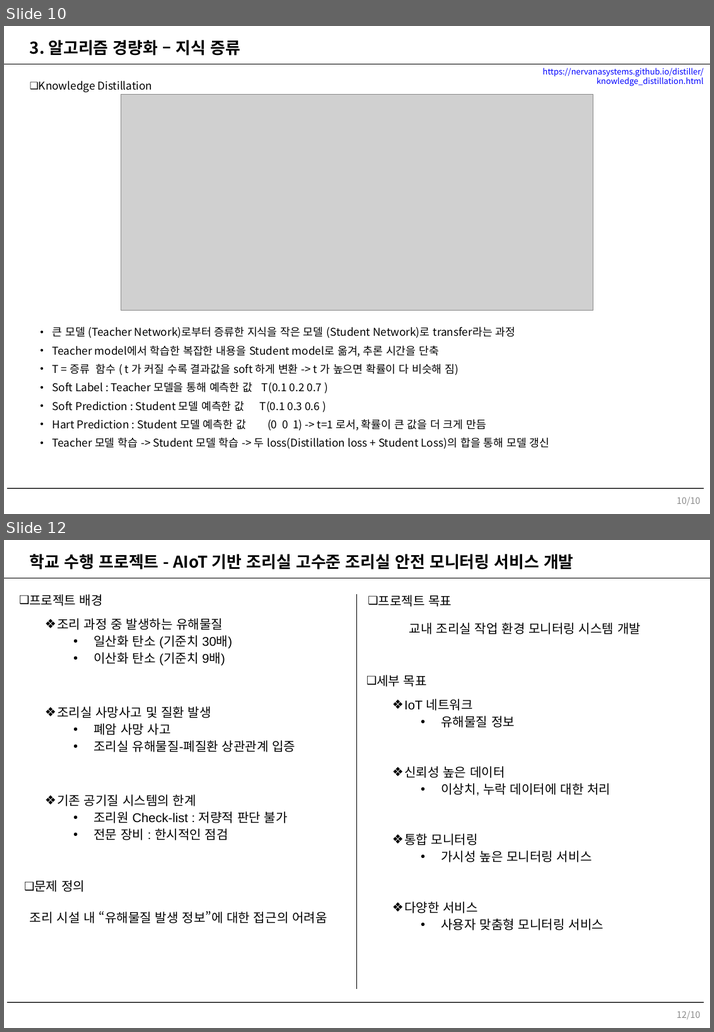
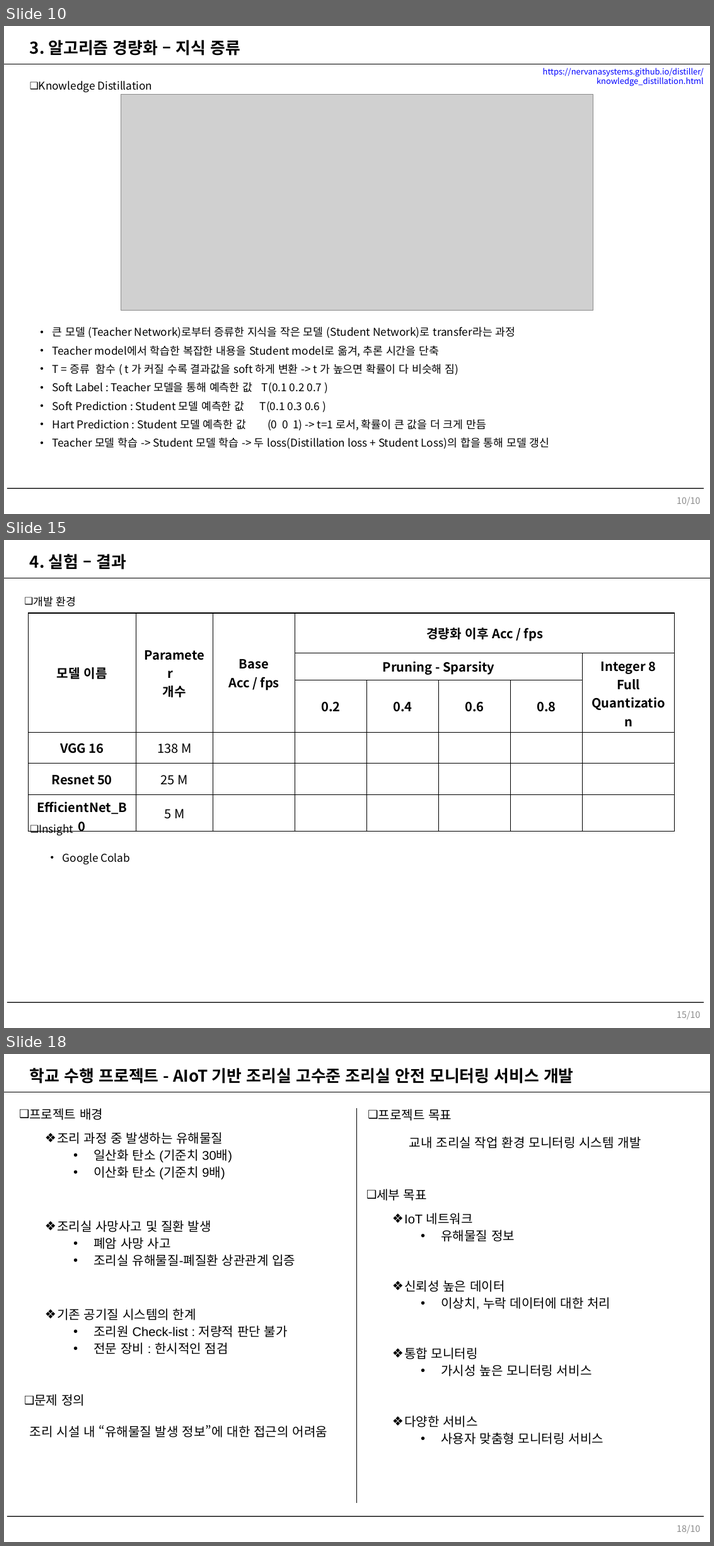
Before and after one commit to yutan0565/Light-Weight-Base_Tensorflow2, a slide deck: 자료/개인_과제.pptx. Shown one above the other, each under a label of ours: slides 10 and 12 before the commit, slides 10, 15 and 18 after it; the slides between them are not shown. The pictures are 714x1032 and 714x1546 pixels, drawn with LibreOffice and Linux fonts; fonts in the diff are those of the drawing; grey boxes stand for pictures; background and template pictures are left out. Boxes give left, top, right and bottom in pixels: in the first picture for what was removed or moved away, otherwise in the second. Text is boxed around its words. In the diff, an @@ line names an element or a change of style, - is before the commit and + after.

Commit message:
change all _ base_quantiztion

```diff
--- a/자료/개인_과제.pptx
+++ b/자료/개인_과제.pptx
@@ slide 15 added at <box>4,540,710,1028</box>, background #FFFFFF; not listed: 2 template elements that a slide beside it also shows @@
@@ text added at <box>30,554,126,570</box>, 18 pt, text #000000, bold @@
+4. 실험 – 결과
@@ text added at <box>33,596,76,607</box>, 12 pt, text #000000 @@
+❑ 개발 환경
@@ table added at <box>28,613,674,834</box>, 6 rows, 8 columns @@
+모델 이름 | Parameter / 개수 | Base / Acc / fps | 경량화 이후 Acc / fps |  |  |  | 
+ |  |  | Pruning - Sparsity |  |  |  | Integer 8 Full Quantization
+ |  |  | 0.2 | 0.4 | 0.6 | 0.8 | 
+VGG 16 | 138 M |  |  |  |  |  | 
+Resnet 50 | 25 M |  |  |  |  |  | 
+EfficientNet_B0 | 5 M |  |  |  |  |  | 
@@ text added at <box>39,824,73,836</box>, 12 pt, text #000000 @@
+❑ Insight
@@ text added at <box>63,853,131,865</box>, 12 pt, text #000000 @@
+• Google Colab
@@ page number added at <box>676,1011,700,1020</box>, 10 pt, text #8C8C8C @@
+15/10
@@ what was slide 12 is now slide 18 @@
@@ page number at <box>676,1525,700,1534</box>: text changed @@
-12/10
+18/10
```
Also in this commit, not shown: 6 other slides added, 1 slide removed, 4 other files.
